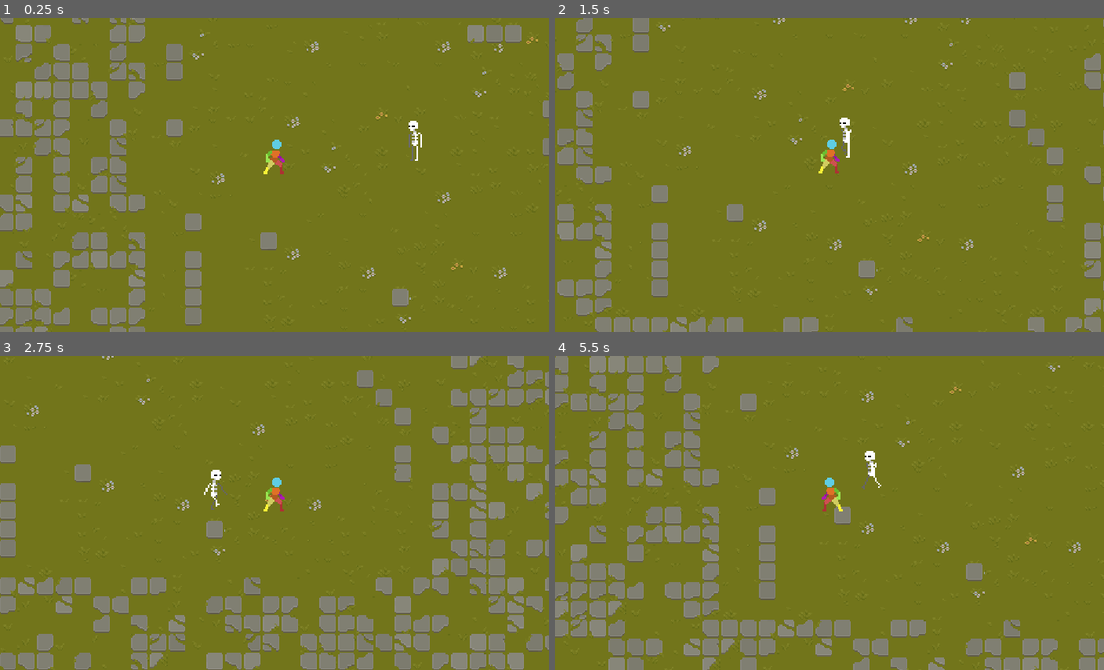
Above: before the commit, frames 1-4 (two rows, left to right).
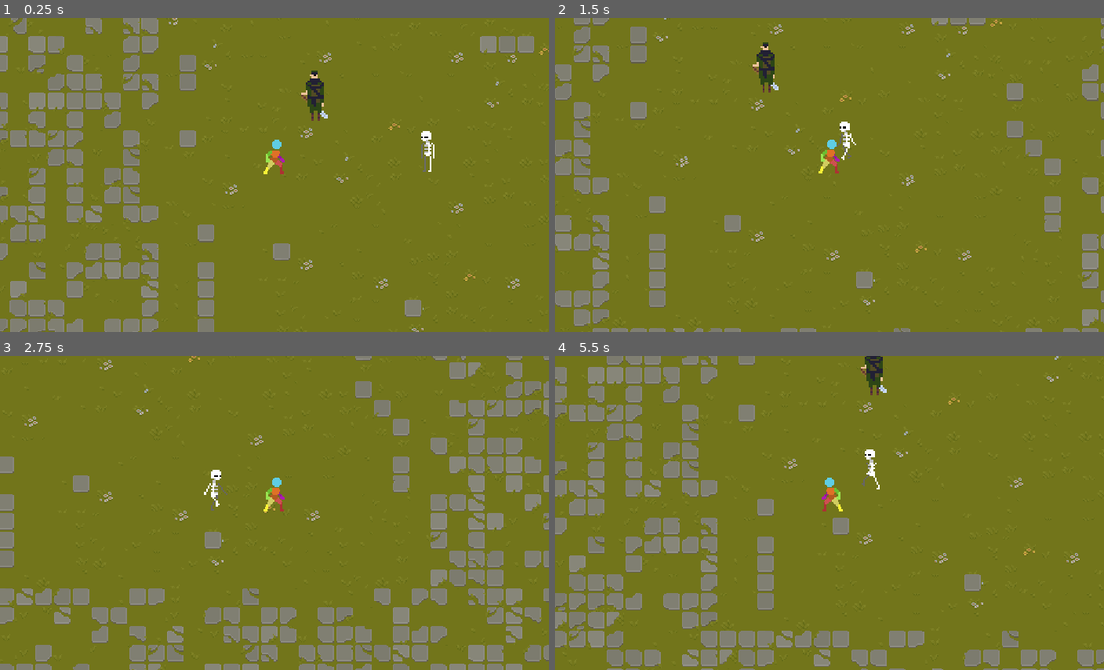
Above: after the commit, the same moments.

Repository: bluedec/GrassHops
Game: Godot game, scene res://scenes/spots/first_spot.tscn
Same seed, same stepped clock (60 frames per second), same inputs: the game is played once before the commit and once after it.
Inputs:
- Up to frame 1 (0.25 s): no input
- Up to frame 2 (1.5 s): hold D (right) 0.53-1.28 s; hold H (basic_attack) 0.53-1.28 s; hold S (down) from 1.28 s (still down); tap H (basic_attack) at 1.35 s
- Up to frame 3 (2.75 s): release S (down) at 2.03 s; hold D (right) from 2.03 s (still down); hold H (basic_attack) from 2.03 s (still down)
- Up to frame 4 (5.5 s): release D (right) at 2.78 s; release H (basic_attack) at 2.78 s; hold W (up) 2.78-3.53 s; tap H (basic_attack) at 2.85, 4.35 s; hold H (basic_attack) 3.53-4.28 s; hold A (left) 3.53-5.03 s; hold S (down) from 5.03 s (still down); hold H (basic_attack) from 5.03 s (still down)

The runs differ from the first frame. In frame 1, 20% of the frame differs, in the area x 0-100%, y 0-100%; in frame 2, 11%; in frame 3, 20%; in frame 4, 18%.

Commit message:
Added solder_01, changed stuff

Diff:
--- a/scenes/characters/Bobby/bobby.tscn
+++ b/scenes/characters/Bobby/bobby.tscn
@@ -1,27 +1,7 @@
-[gd_scene load_steps=16 format=3 uid="uid://dd3t1i5yr3b3p"]
-
-[ext_resource type="Texture2D" uid="uid://dy2cqiuam3v6o" path="res://assets/Asset Pack-V3/PlayerWalk/PlayerWalk 48x48.png" id="1_6p3f0"]
+[gd_scene load_steps=15 format=3 uid="uid://dd3t1i5yr3b3p"]
 
 [sub_resource type="RectangleShape2D" id="RectangleShape2D_tkdpi"]
 size = Vector2(34, 48)
-
-[sub_resource type="Animation" id="Animation_83d16"]
-resource_name = "walk"
-length = 0.8
-loop_mode = 1
-step = 0.01
-tracks/0/type = "value"
-tracks/0/imported = false
-tracks/0/enabled = true
-tracks/0/path = NodePath(".:frame")
-tracks/0/interp = 1
-tracks/0/loop_wrap = true
-tracks/0/keys = {
-"times": PackedFloat32Array(0, 0.1, 0.2, 0.3, 0.4, 0.5, 0.6, 0.7),
-"transitions": PackedFloat32Array(1, 1, 1, 1, 1, 1, 1, 0.392292),
-"update": 1,
-"values": [0, 1, 2, 3, 4, 5, 6, 7]
-}
 
 [sub_resource type="Animation" id="Animation_ia1l3"]
 length = 0.001
@@ -51,6 +31,24 @@
 tracks/0/keys = {
 "times": PackedFloat32Array(0, 0.1, 0.2, 0.3, 0.4, 0.5, 0.6, 0.7),
 "transitions": PackedFloat32Array(1, 1, 1, 1, 1, 1, 1, 1),
+"update": 1,
+"values": [0, 1, 2, 3, 4, 5, 6, 7]
+}
+
+[sub_resource type="Animation" id="Animation_83d16"]
+resource_name = "walk"
+length = 0.8
+loop_mode = 1
+step = 0.01
+tracks/0/type = "value"
+tracks/0/imported = false
+tracks/0/enabled = true
+tracks/0/path = NodePath(".:frame")
+tracks/0/interp = 1
+tracks/0/loop_wrap = true
+tracks/0/keys = {
+"times": PackedFloat32Array(0, 0.1, 0.2, 0.3, 0.4, 0.5, 0.6, 0.7),
+"transitions": PackedFloat32Array(1, 1, 1, 1, 1, 1, 1, 0.392292),
 "update": 1,
 "values": [0, 1, 2, 3, 4, 5, 6, 7]
 }
@@ -96,9 +94,7 @@
 
 [node name="Bobby" type="CharacterBody2D"]
 
-[node name="Sprite2D" type="Sprite2D" parent="."]
-texture = ExtResource("1_6p3f0")
-hframes = 8
+[node name="AnimatedSprite2D" type="AnimatedSprite2D" parent="."]
 
 [node name="CollisionShape2D" type="CollisionShape2D" parent="."]
 visible = false
@@ -106,7 +102,7 @@
 shape = SubResource("RectangleShape2D_tkdpi")
 
 [node name="AnimationPlayer" type="AnimationPlayer" parent="."]
-root_node = NodePath("../Sprite2D")
+root_node = NodePath("")
 libraries = {
 "": SubResource("AnimationLibrary_rvq77")
 }
--- a/scenes/characters/Johnson/johnson.tscn
+++ b/scenes/characters/Johnson/johnson.tscn
@@ -424,21 +424,29 @@
 
 [sub_resource type="AnimationNodeStateMachineTransition" id="AnimationNodeStateMachineTransition_8li80"]
 advance_mode = 2
+advance_condition = &"is_running"
 
 [sub_resource type="AnimationNodeStateMachineTransition" id="AnimationNodeStateMachineTransition_by6yj"]
 advance_mode = 2
+advance_condition = &"idle"
 
 [sub_resource type="AnimationNodeStateMachineTransition" id="AnimationNodeStateMachineTransition_d63fe"]
 advance_mode = 2
+advance_condition = &"is_punching"
 
 [sub_resource type="AnimationNodeStateMachineTransition" id="AnimationNodeStateMachineTransition_7vwcm"]
-advance_mode = 2
+switch_mode = 2
+advance_mode = 2
+advance_condition = &"idle"
 
 [sub_resource type="AnimationNodeStateMachineTransition" id="AnimationNodeStateMachineTransition_fh7v7"]
-advance_mode = 2
+switch_mode = 2
+advance_mode = 2
+advance_condition = &"is_running"
 
 [sub_resource type="AnimationNodeStateMachineTransition" id="AnimationNodeStateMachineTransition_q2ith"]
 advance_mode = 2
+advance_condition = &"is_punching"
 
 [sub_resource type="AnimationNodeStateMachine" id="AnimationNodeStateMachine_50mwe"]
 states/Idle/node = SubResource("AnimationNodeBlendSpace2D_447cg")
@@ -490,6 +498,9 @@
 [node name="AnimationTree" type="AnimationTree" parent="."]
 tree_root = SubResource("AnimationNodeStateMachine_50mwe")
 anim_player = NodePath("../AnimatedSprite2D/AnimationPlayer")
+parameters/conditions/idle = false
+parameters/conditions/is_punching = false
+parameters/conditions/is_running = false
 parameters/Idle/blend_position = Vector2(0, 0)
 parameters/Punch/blend_position = Vector2(0, 0)
 parameters/Run/blend_position = Vector2(0, 0)
--- /dev/null
+++ b/scenes/npcs/soldier_01.tscn
@@ -0,0 +1,39 @@
+[gd_scene load_steps=6 format=3 uid="uid://cr4dk8akklmbb"]
+
+[ext_resource type="Texture2D" uid="uid://d0g7j1i12dgmj" path="res://assets/GrassHops Asset Pack/enemies/soldier_01/soldier_01.png" id="1_1gdc4"]
+
+[sub_resource type="RectangleShape2D" id="RectangleShape2D_vup4s"]
+size = Vector2(13, 25)
+
+[sub_resource type="AtlasTexture" id="AtlasTexture_020vs"]
+atlas = ExtResource("1_1gdc4")
+region = Rect2(0, 0, 32, 32)
+
+[sub_resource type="AtlasTexture" id="AtlasTexture_lwx3a"]
+atlas = ExtResource("1_1gdc4")
+region = Rect2(32, 0, 32, 32)
+
+[sub_resource type="SpriteFrames" id="SpriteFrames_qcloq"]
+animations = [{
+"frames": [{
+"duration": 1.0,
+"texture": SubResource("AtlasTexture_020vs")
+}, {
+"duration": 1.0,
+"texture": SubResource("AtlasTexture_lwx3a")
+}],
+"loop": true,
+"name": &"default",
+"speed": 5.0
+}]
+
+[node name="soldier_01" type="CharacterBody2D"]
+scale = Vector2(1.71571, 1.71571)
+
+[node name="CollisionShape2D" type="CollisionShape2D" parent="."]
+position = Vector2(-0.5, -12.5)
+shape = SubResource("RectangleShape2D_vup4s")
+
+[node name="AnimatedSprite2D" type="AnimatedSprite2D" parent="."]
+position = Vector2(1, -13)
+sprite_frames = SubResource("SpriteFrames_qcloq")
--- a/scenes/spots/first_spot.tscn
+++ b/scenes/spots/first_spot.tscn
@@ -1,8 +1,9 @@
-[gd_scene load_steps=6 format=3 uid="uid://dn31om0ysodla"]
+[gd_scene load_steps=7 format=3 uid="uid://dn31om0ysodla"]
 
 [ext_resource type="Texture2D" uid="uid://b20abatm6bexe" path="res://assets/Texture/TX Tileset Grass.png" id="1_cwtq3"]
 [ext_resource type="PackedScene" uid="uid://dh5q3y5jtejab" path="res://scenes/characters/Johnson/johnson.tscn" id="2_5oms1"]
 [ext_resource type="PackedScene" uid="uid://d1hbvc4sba303" path="res://scenes/enemies/enemy_skelly.tscn" id="3_0ph3e"]
+[ext_resource type="PackedScene" uid="uid://cr4dk8akklmbb" path="res://scenes/npcs/soldier_01.tscn" id="4_h3g85"]
 
 [sub_resource type="TileSetAtlasSource" id="TileSetAtlasSource_b5vge"]
 texture = ExtResource("1_cwtq3")
@@ -277,4 +278,7 @@
 position = Vector2(67, 18)
 
 [node name="Johnson" parent="." instance=ExtResource("2_5oms1")]
-position = Vector2(-51, 47)
+position = Vector2(-62, 38)
+
+[node name="soldier_01" parent="." instance=ExtResource("4_h3g85")]
+position = Vector2(-27, -8)
--- a/scripts/johnson.gd
+++ b/scripts/johnson.gd
@@ -1,8 +1,9 @@
 extends CharacterBody2D
 
 @onready var speed = 120
-@onready var sprite = $AnimatedSprite2D
-@onready var anim = $AnimatedSprite2D/AnimationPlayer
+@onready var sprite : AnimatedSprite2D = $AnimatedSprite2D
+@onready var anim : AnimationPlayer = $AnimatedSprite2D/AnimationPlayer
+@onready var animation_tree : AnimationTree = $AnimationTree
 var combo : int = 0
 var combo_cooldown : float = 0.5
 
@@ -37,6 +38,7 @@
 	combo_cooldown -= 0.01
 	if Input.is_action_pressed("basic_attack"):
 		attack(combo)
+		update_animation_parameters()
 
 	calculate_velocity_and_slide(input_direction)
 
@@ -59,3 +61,9 @@
 func calculate_velocity_and_slide(input_direction):
 	velocity = input_direction * speed
 	move_and_slide()
+
+func update_animation_parameters():
+	animation_tree["parameters/conditions/idle"] = true
+	animation_tree["parameters/conditions/is_punching"] = true
+	animation_tree["parameters/conditions/is_running"] = true
+	pass
Binary file added: assets/GrassHops Asset Pack/enemies/demon-bat/demon-bat 64x64.png
Not shown, added: assets/GrassHops Asset Pack/enemies/demon-bat/demon-bat 64x64.png.import
Binary file added: assets/GrassHops Asset Pack/enemies/soldier_01/enchanter 64x64.aseprite
Binary file added: assets/GrassHops Asset Pack/enemies/soldier_01/soldier_01.png
Not shown, added: assets/GrassHops Asset Pack/enemies/soldier_01/soldier_01.png.import
